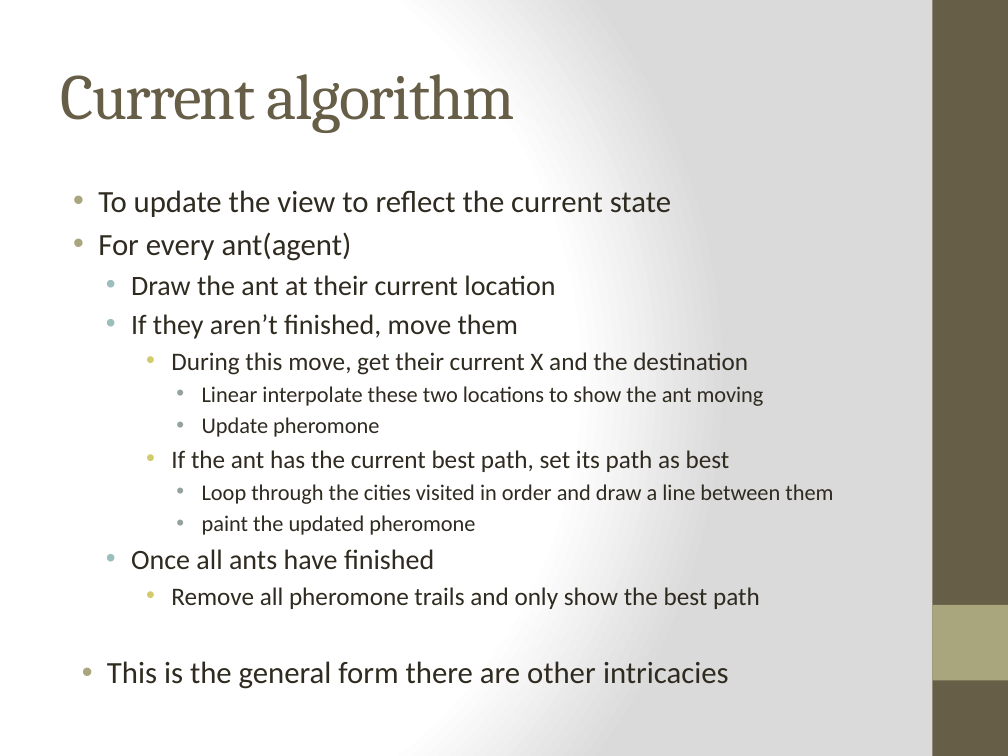
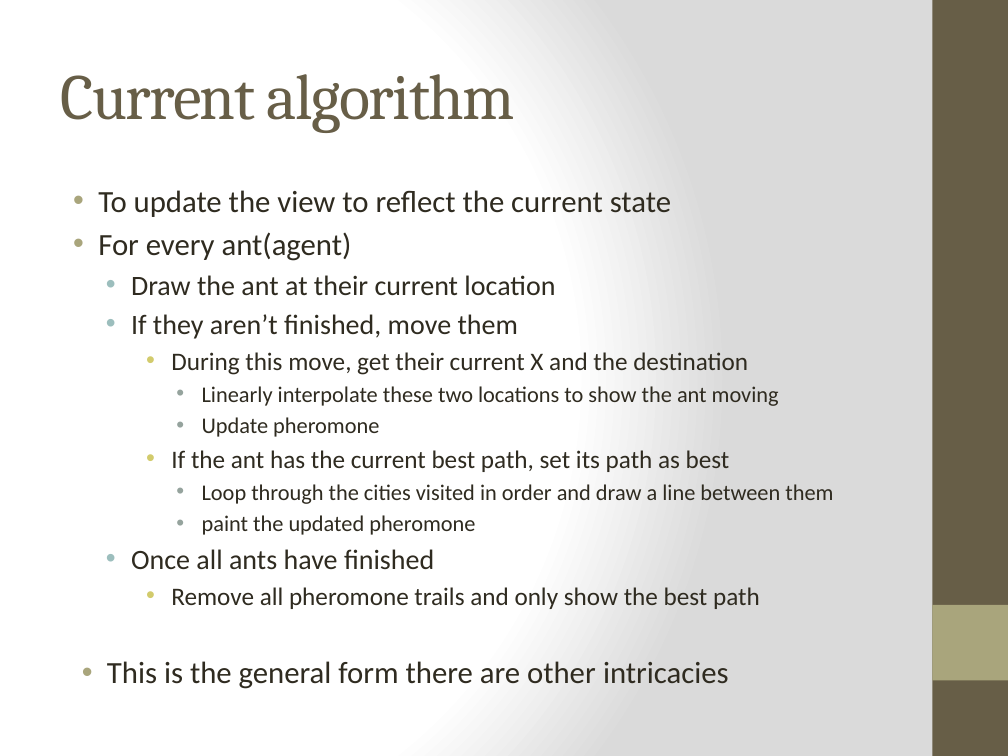
Before and after one commit to cedw93/ACO-DISS-TSP, a slide deck: slide 8 of mid term demo/ACO-mid-term-presentation.pptx. Drawn at 1008x756 pixels with LibreOffice and Linux fonts; fonts in the diff are those of the drawing. Boxes give left, top, right and bottom in pixels: in the first picture for what was removed or moved away, otherwise in the second. Text is boxed around its words. In the diff, an @@ line names an element or a change of style, - is before the commit and + after.

```diff
--- a/mid term demo/ACO-mid-term-presentation.pptx
+++ b/mid term demo/ACO-mid-term-presentation.pptx
@@ text at (202, 386, 779, 406): text changed @@
-      • Linear interpolate these two locations to show the ant moving
+      • Linearly interpolate these two locations to show the ant moving
```
Also in this commit, not shown: 7 other slides changed, 1 slide removed, 1 other file.
